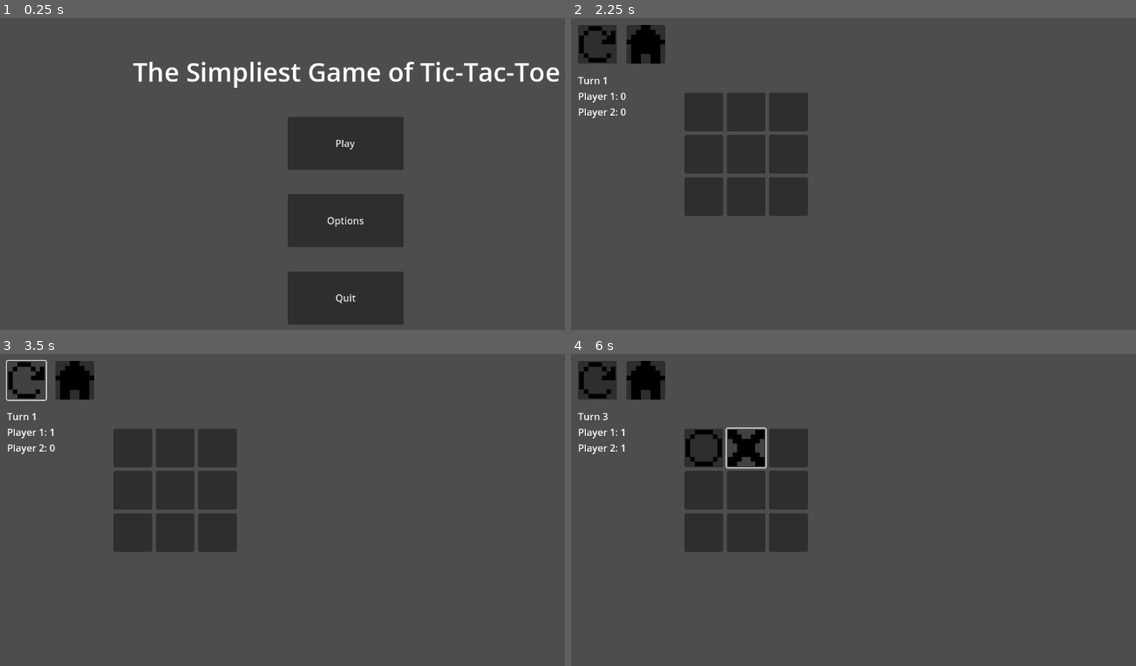
Above: before the commit, frames 1-4 (two rows, left to right).
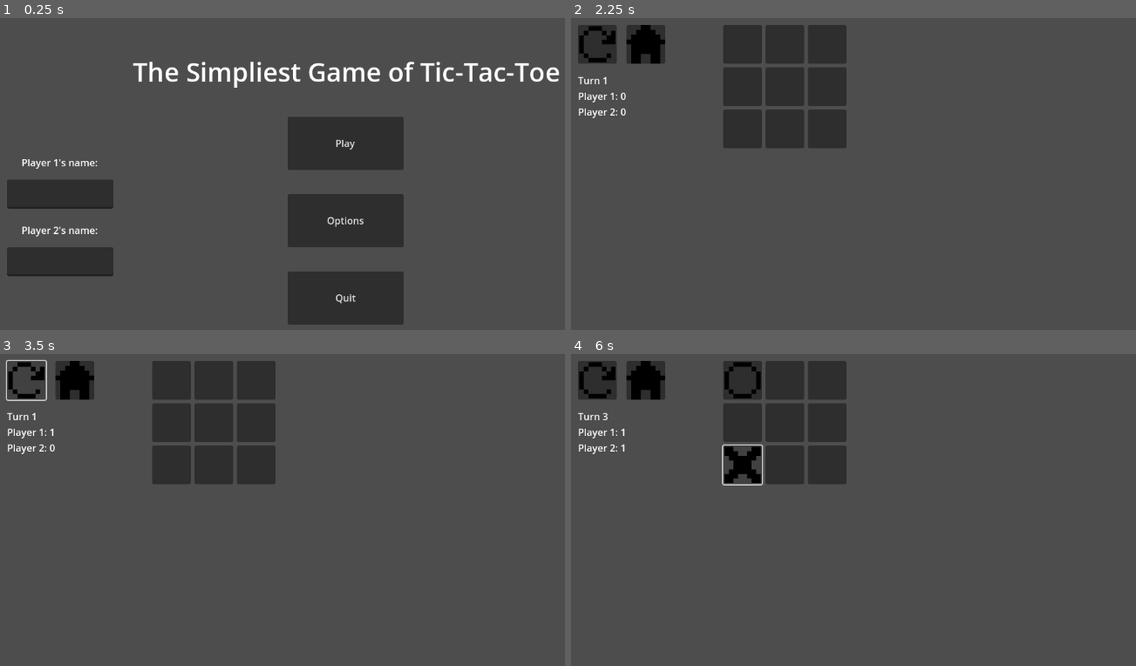
Above: after the commit, the same moments.

Repository: nhunghia1992/tic-tac-toe-godot
Game: Godot game, scene res://menu.tscn
Same seed, same stepped clock (60 frames per second), same inputs: the game is played once before the commit and once after it.
Inputs (mouse positions are in pixels of both pictures, inside the frame that each line leads up to; where the layout moved, square brackets give the same spot in the first picture):
- Up to frame 1 (0.25 s): no input
- Up to frame 2 (2.25 s): click "Play" at 0.5 s; click (644, 42) at 1.25 s; click "Play" at 2 s
- Up to frame 3 (3.5 s): click (28, 378) at 2.75 s
- Up to frame 4 (6 s): click (599, 378) at 3.5 s; click (599, 378) at 4.25 s; click (740, 378) [706, 447] at 5 s; click (746, 447) at 5.77 s

The runs differ from the first frame. In frame 1, 3.8% of the frame differs, in the area x 1-21%, y 45-83%; in frame 2, 11%; in frame 3, 11%; in frame 4, 12%, in the area x 20-49%, y 2-64%.

Commit message:
Added inputs for players' names

Diff:
--- a/Buttons.gd
+++ b/Buttons.gd
@@ -14,7 +14,7 @@
 	for j in range(n):
 		for i in range(n):
 			var temp = but.instantiate()
-			temp.position = Vector2(192 + i * 70 ,128 + j * 70)
+			temp.position = Vector2(256 + i * 70 ,16 + j * 70)
 			temp.x = i
 			temp.y = j
 			temp.id = temp.x + temp.y * n
--- a/Turn.gd
+++ b/Turn.gd
@@ -5,6 +5,8 @@
 var timeP1 = 0.0
 var timeP2 = 0.0
 var current_scene = "menu"
+var P1name = "Player 1"
+var P2name = "Player 2"
 
 
 func _ready():
@@ -14,8 +16,10 @@
 	current_scene = scene_name
 
 func change_text(delta):
-	if winner != -1:
-		game_condition = "Player " + str(winner) + " wins"
+	if winner == 1:
+		game_condition = P1name + " " + " wins"
+	elif winner == 2:
+		game_condition = P2name + " " + " wins"
 	elif turn_number > Game.max_id:
 		game_condition = "Draw"
 
@@ -26,7 +30,7 @@
 	var timeP1_rounded = round(timeP1)
 	var timeP2_rounded = round(timeP2)
 
-	var players_info =  '\n' + "Player 1: " + str(timeP1_rounded) + '\n' + "Player 2: " + str(timeP2_rounded)
+	var players_info =  '\n' + P1name + ": " + str(timeP1_rounded) + '\n' + P2name + ": " + str(timeP2_rounded)
 
 	if game_condition == "Undecided":
 		text = "Turn " + str(turn_number)  + players_info
--- a/menu.gd
+++ b/menu.gd
@@ -14,3 +14,17 @@
 func _on_quit_pressed():
 	get_tree().quit()
 	Turn.change_current_scene("bye")
+
+
+func _on_p_1_name_text_changed():
+	if $P1Name.text == "":
+		Turn.P1name = "Player 1"
+	else:
+		Turn.P1name = $P1Name.text
+
+
+func _on_p_2_name_text_changed():
+	if $P2Name.text == "":
+		Turn.P2name = "Player 2"
+	else:
+		Turn.P2name = $P2Name.text
--- a/menu.tscn
+++ b/menu.tscn
@@ -35,6 +35,34 @@
 offset_bottom = 512.0
 text = "Quit"
 
+[node name="P1Name" type="TextEdit" parent="."]
+offset_left = 16.0
+offset_top = 272.0
+offset_right = 192.0
+offset_bottom = 320.0
+
+[node name="P2Name" type="TextEdit" parent="."]
+offset_left = 16.0
+offset_top = 384.0
+offset_right = 192.0
+offset_bottom = 432.0
+
+[node name="Label2" type="Label" parent="."]
+offset_left = 40.0
+offset_top = 232.0
+offset_right = 176.0
+offset_bottom = 264.0
+text = "Player 1's name:"
+
+[node name="Label3" type="Label" parent="."]
+offset_left = 40.0
+offset_top = 344.0
+offset_right = 176.0
+offset_bottom = 376.0
+text = "Player 2's name:"
+
 [connection signal="pressed" from="Play" to="." method="_on_play_pressed"]
 [connection signal="pressed" from="Options" to="." method="_on_options_pressed"]
 [connection signal="pressed" from="Quit" to="." method="_on_quit_pressed"]
+[connection signal="text_changed" from="P1Name" to="." method="_on_p_1_name_text_changed"]
+[connection signal="text_changed" from="P2Name" to="." method="_on_p_2_name_text_changed"]
